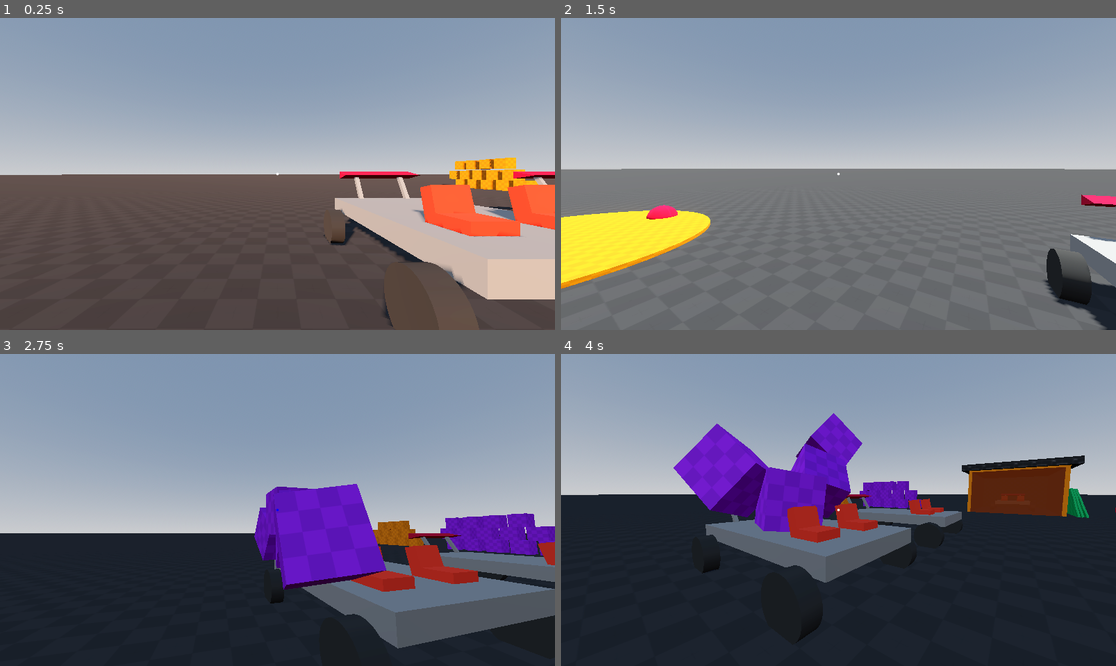
Above: before the commit, frames 1-4 (two rows, left to right).
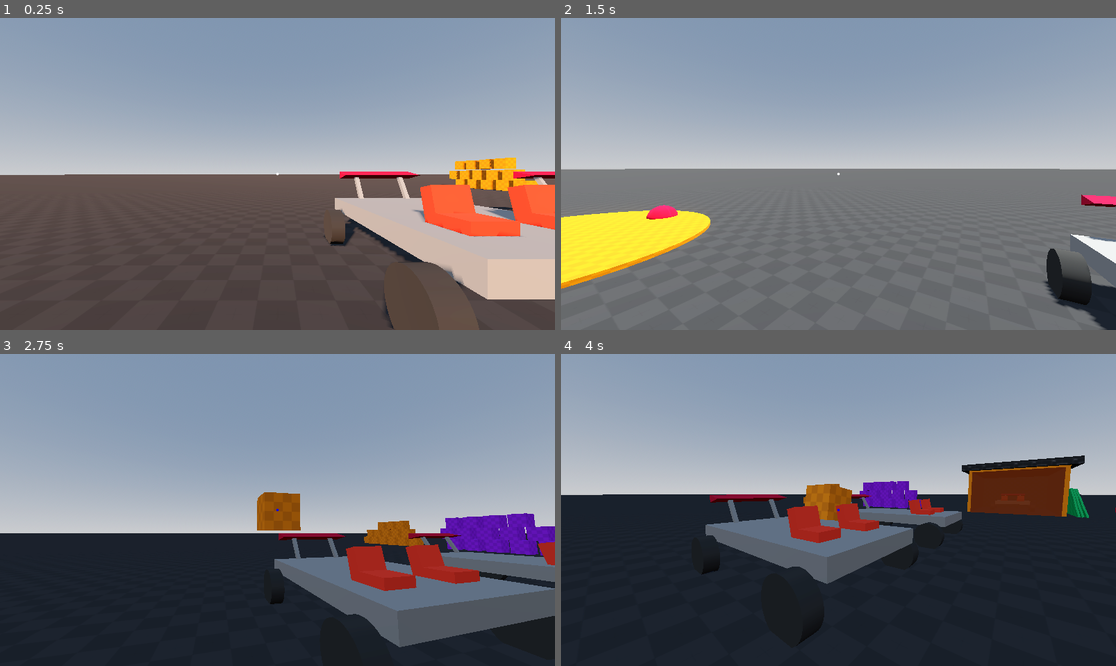
Above: after the commit, the same moments.

Repository: robb83/godot-multiplayer-sandbox-3d
Game: Godot game, scene res://scenes/levels/map_001.tscn
The game is run twice, just before and just after one commit, with the same random seed, the same clock (stepped at 60 frames per second) and the same inputs. This scene is started directly instead of the project's main scene. Sound files missing from this copy of the repository are replaced by a short silence.
Inputs (mouse positions are in pixels of both pictures, inside the frame that each line leads up to):
- Up to frame 1 (0.25 s): no input
- Up to frame 2 (1.5 s): move the mouse to (866, 174) at 0.52 s; hold P (admin_time_speedup) from 0.53 s (still down); click (866, 174) at 0.6 s; tap Space (move_jump) at 0.77 s; move the mouse to (810, 174) at 1.27 s; click (810, 174) at 1.35 s
- Up to frame 3 (2.75 s): keep holding P (admin_time_speedup); tap Space (move_jump) at 1.52 s; move the mouse to (288, 503) at 2.02 s; right-click (288, 503) at 2.1 s; click (288, 503) at 2.3 s
- Up to frame 4 (4 s): keep holding P (admin_time_speedup); move the mouse to (832, 516) at 2.77 s; tap Ctrl (move_crouch) at 2.85 s; tap Space (move_jump) at 3.02, 3.77 s; click (832, 516) at 3.05 s; move the mouse to (877, 513) at 3.52 s; hold Shift (move_run) from 3.53 s (still down); click (877, 513) at 3.8 s

The runs differ from the first frame. In frame 1, less than 0.1% of the frame differs, in the area x 11-93%, y 50-100%; in frame 2, 0.1%; in frame 3, 6.4%; in frame 4, 7.2%, in the area x 6-95%, y 18-94%.

Commit message:
refactor: pickable controller, vehicle can be pickable

Diff:
--- a/objects/pickable_01.tscn
+++ b/objects/pickable_01.tscn
@@ -26,15 +26,18 @@
 uv1_triplanar = true
 texture_filter = 5
 
-[node name="Pickable01" type="RigidBody3D" unique_id=1156059231 groups=["pickable"]]
+[node name="Pickable01" type="RigidBody3D" unique_id=655150481 groups=["pickable"]]
 input_ray_pickable = false
 mass = 25.0
 angular_damp = 5.0
-script = ExtResource("1_coa6w")
-metadata/_custom_type_script = "uid://drtysusjsic5w"
 
 [node name="MultiplayerSynchronizer" type="MultiplayerSynchronizer" parent="." unique_id=1043789829]
 replication_config = SubResource("SceneReplicationConfig_22nls")
+
+[node name="Pickable" type="Node" parent="." unique_id=1969639579 node_paths=PackedStringArray("target")]
+script = ExtResource("1_coa6w")
+target = NodePath("..")
+metadata/_custom_type_script = "uid://drtysusjsic5w"
 
 [node name="CollisionShape3D" type="CollisionShape3D" parent="." unique_id=1480061340]
 shape = SubResource("BoxShape3D_coa6w")
--- a/objects/pickable_03.tscn
+++ b/objects/pickable_03.tscn
@@ -26,15 +26,18 @@
 uv1_triplanar = true
 texture_filter = 5
 
-[node name="Pickable03" type="RigidBody3D" unique_id=1045069604 groups=["pickable"]]
+[node name="Pickable03" type="RigidBody3D" unique_id=870772277 groups=["pickable"]]
 input_ray_pickable = false
 mass = 10.0
 angular_damp = 5.0
-script = ExtResource("1_7c2ie")
-metadata/_custom_type_script = "uid://drtysusjsic5w"
 
 [node name="MultiplayerSynchronizer" type="MultiplayerSynchronizer" parent="." unique_id=1043789829]
 replication_config = SubResource("SceneReplicationConfig_22nls")
+
+[node name="Pickable" type="Node" parent="." unique_id=2067827327 node_paths=PackedStringArray("target")]
+script = ExtResource("1_7c2ie")
+target = NodePath("..")
+metadata/_custom_type_script = "uid://drtysusjsic5w"
 
 [node name="CollisionShape3D" type="CollisionShape3D" parent="." unique_id=1480061340]
 shape = SubResource("BoxShape3D_coa6w")
--- a/objects/pickable_04.tscn
+++ b/objects/pickable_04.tscn
@@ -28,15 +28,18 @@
 uv1_triplanar = true
 texture_filter = 5
 
-[node name="Pickable04" type="RigidBody3D" unique_id=1163166378 groups=["pickable"]]
+[node name="Pickable04" type="RigidBody3D" unique_id=274878960 groups=["pickable"]]
 input_ray_pickable = false
 mass = 50.0
 angular_damp = 5.0
-script = ExtResource("1_gv2kh")
-metadata/_custom_type_script = "uid://drtysusjsic5w"
 
 [node name="MultiplayerSynchronizer" type="MultiplayerSynchronizer" parent="." unique_id=1043789829]
 replication_config = SubResource("SceneReplicationConfig_22nls")
+
+[node name="Pickable" type="Node" parent="." unique_id=273256464 node_paths=PackedStringArray("target")]
+script = ExtResource("1_gv2kh")
+target = NodePath("..")
+metadata/_custom_type_script = "uid://drtysusjsic5w"
 
 [node name="CollisionShape3D" type="CollisionShape3D" parent="." unique_id=1480061340]
 shape = SubResource("BoxShape3D_gv2kh")
--- a/objects/player_input_movement.gd
+++ b/objects/player_input_movement.gd
@@ -100,16 +100,16 @@
 		var collider = result
 		var collision_point = player.ray_cast_interaction.get_collision_point()
 		if collider.is_in_group("interactable"):
-			var object = collider.get_meta("object")
-			object.interact.rpc_id(1)
+			var controller = collider.get_meta("interactable")
+			controller.interact.rpc_id(1)
 		if collider.is_in_group("driveable"):
-			var object = collider.get_meta("object")
-			object.drive.rpc_id(1)
+			var controller = collider.get_meta("driveable")
+			controller.drive.rpc_id(1)
 		elif collider.is_in_group("pickable"):
-			var object = collider.get_meta("object")
+			var controller = collider.get_meta("pickable")
 			object_rotation = Vector2.ZERO
 			object_distance = clamp(collider.global_position.distance_to(player.global_position), object_min_distance, object_max_distance)
-			object.pickup.rpc_id(1, object.to_local(collision_point))
+			controller.pickup.rpc_id(1, controller.target.to_local(collision_point))
 
 func _handle_interaction_visual_feedback():
 	var msi = player.mouse_state_indicator
--- a/objects/static_garage.gd
+++ b/objects/static_garage.gd
@@ -7,7 +7,7 @@
 var state_open : bool = false
 
 func _ready():
-	animatable_body_3d.set_meta('object', self)
+	animatable_body_3d.set_meta('interactable', self)
 
 func _update_state():
 	if animation_player.is_playing():
--- a/objects/vehicle_car.gd
+++ b/objects/vehicle_car.gd
@@ -73,9 +73,12 @@
 var blinker_value := false
 var blinker_enabled := false
 
+func can_pickup():
+	return player_driver == null and player_passanger == null
+
 func _ready():
-	driver_seat_1.set_meta('object', self)
-	passanger_seat_1.set_meta('object', self)
+	driver_seat_1.set_meta('driveable', self)
+	passanger_seat_1.set_meta('interactable', self)
 	engine_sound.play()
 	wheel_radius = wheel_fr.wheel_radius
 
--- a/objects/vehicle_car.tscn
+++ b/objects/vehicle_car.tscn
@@ -4,6 +4,7 @@
 [ext_resource type="Material" uid="uid://6w7h161ai2l0" path="res://resources/vehicle_car_wheel.tres" id="2_3oxka"]
 [ext_resource type="AudioStream" uid="uid://cvwvcwvh4f0e8" path="res://assets/freesounds/748027__dmitry_mansurev64__sedan-engine-loop.ogg" id="2_i18a2"]
 [ext_resource type="Material" uid="uid://da3ial3wt8ruc" path="res://resources/vehicle_car_spoiler.tres" id="2_jossu"]
+[ext_resource type="Script" uid="uid://drtysusjsic5w" path="res://scripts/pickable.gd" id="2_nocom"]
 [ext_resource type="AudioStream" uid="uid://ci51r5aooyvrf" path="res://assets/freesounds/434819__dersuperanton__blinker-in-car_edited.ogg" id="3_ijgw1"]
 [ext_resource type="CylinderMesh" uid="uid://c3gl8h1iruyig" path="res://resources/vehicle_car_wheel_mesh.tres" id="3_wucup"]
 [ext_resource type="AudioStream" uid="uid://bfhbun5gte4dq" path="res://assets/freesounds/828939__splicesound__1933-austin-10-clifton-roadster-horn_edited.ogg" id="4_xfqwl"]
@@ -82,13 +83,18 @@
 [sub_resource type="BoxShape3D" id="BoxShape3D_3oxka"]
 size = Vector3(2.5, 0.3, 4)
 
-[node name="VehicleCar" type="VehicleBody3D" unique_id=2060147052]
+[node name="VehicleCar" type="VehicleBody3D" unique_id=2060147052 groups=["pickable"]]
 mass = 1200.0
 angular_damp = 5.0
 script = ExtResource("1_7vf3j")
 
 [node name="MultiplayerSynchronizer" type="MultiplayerSynchronizer" parent="." unique_id=1270138943]
 replication_config = SubResource("SceneReplicationConfig_jossu")
+
+[node name="Pickable" type="Node" parent="." unique_id=641065516 node_paths=PackedStringArray("target")]
+script = ExtResource("2_nocom")
+target = NodePath("..")
+metadata/_custom_type_script = "uid://drtysusjsic5w"
 
 [node name="Seats" type="Node3D" parent="." unique_id=1344830861]
 
@@ -107,9 +113,6 @@
 [node name="CollisionShape3D" type="CollisionShape3D" parent="Seats/DriverSeat1" unique_id=1598088261]
 transform = Transform3D(1, 0, 0, 0, 1, 0, 0, 0, 1, 0, 0.05, 0.08)
 shape = SubResource("BoxShape3D_jossu")
-
-[node name="Camera3D" type="Camera3D" parent="Seats/DriverSeat1" unique_id=694098574]
-transform = Transform3D(1, 0, 0, 0, 1, 0, 0, 0, 1, -1.7881393e-07, 1.5002704, 2.0121636)
 
 [node name="PassangerSeat1" type="Area3D" parent="Seats" unique_id=1765394035 groups=["interactable"]]
 transform = Transform3D(-1, 0, -8.742278e-08, 0, 1, 0, 8.742278e-08, 0, -1, -0.6, 0.2, 1.2)
--- a/scenes/levels/map_001.gd
+++ b/scenes/levels/map_001.gd
@@ -4,7 +4,7 @@
 @onready var static_objects: Node3D = $StaticObjects
 @onready var dynamic_objects: Node3D = $DynamicObjects
 @onready var player_template = preload("res://objects/player.tscn")
-@onready var pickable_01 = preload("res://objects/pickable_02.tscn")
+@onready var pickable_01 = preload("res://objects/pickable_03.tscn")
 @onready var directional_light_3d: DirectionalLight3D = $DirectionalLight3D
 
 const SPAWN_RANDOM := 5.0
--- a/scenes/levels/map_001.tscn
+++ b/scenes/levels/map_001.tscn
@@ -79,7 +79,7 @@
 shape = SubResource("BoxShape3D_p83bx")
 
 [node name="MeshInstance3D" type="MeshInstance3D" parent="StaticObjects/Floor" unique_id=168930226]
-transform = Transform3D(1, 0, 0, 0, 1, 0, 0, 0, 1, 0.055800915, -1.9073486e-06, 0.18320465)
+transform = Transform3D(1, 0, 0, 0, 1, 0, 0, 0, 1, 0.060582638, -0.01902628, 0.20469809)
 mesh = SubResource("BoxMesh_uftd1")
 surface_material_override/0 = SubResource("StandardMaterial3D_m58ms")
 
--- a/scripts/pickable.gd
+++ b/scripts/pickable.gd
@@ -1,17 +1,23 @@
-extends RigidBody3D
+extends Node
 class_name Pickable
 
 const max_distance : float = 12
 const angular_force : float = 15.0
 const too_weak : float = 6.0 #TODO:
 
+@export var target : Node3D = null
+var target_has_callback : bool = false
 var player : Player = null
 var grab_point : Vector3 = Vector3.ZERO
 var rotation_progress : Vector2 = Vector2.ZERO
 
 func _ready():
-	add_to_group("pickable", true)
-	set_meta("object", self)
+	if target:
+		target.add_to_group("pickable", true)
+		target.set_meta("pickable", self)
+		target_has_callback = target.has_method("can_pickup")
+	else:
+		printerr("[Pickable] target is null")
 
 func _physics_process(_delta: float) -> void:
 	_held_object_check()
@@ -23,11 +29,11 @@
 			drop.rpc_id(1)
 			return
 
-		if player.global_position.distance_to(global_position) >= max_distance:
+		if player.global_position.distance_to(target.global_position) >= max_distance:
 			drop.rpc_id(1)
 			return
 
-		var current_pos = to_global(grab_point)
+		var current_pos = target.to_global(grab_point)
 		var linear_movement = player.held_object_position - current_pos
 		if linear_movement.length() > too_weak:
 			drop.rpc_id(1)
@@ -36,14 +42,14 @@
 func _held_object_move():
 	if player and is_instance_valid(player):
 		#var current_pos = global_transform.origin
-		var current_pos = to_global(grab_point)
+		var current_pos = target.to_global(grab_point)
 		var linear_movement = player.held_object_position - current_pos
 
 		if linear_movement.length() > too_weak:
 			return
 
 		# linear movement
-		linear_velocity = (linear_movement * player.strength) / mass
+		target.linear_velocity = (linear_movement * player.strength) / target.mass
 
 		# angular movement or rotation
 		var diff = player.held_object_rotation - rotation_progress
@@ -51,20 +57,21 @@
 		#held_object.rotate(camera.global_transform.basis.x, -wrapf(diff.x, -PI, PI))
 		#held_object.rotate(camera.global_transform.basis.y, -wrapf(diff.y, -PI, PI))
 		var target_angular_velocity = Vector3(-diff.x, -diff.y, 0.0) * angular_force
-		var delta_av = target_angular_velocity - angular_velocity
+		var delta_av = target_angular_velocity - target.angular_velocity
 		var torque = delta_av * player.strength
-		apply_torque(torque)
+		target.apply_torque(torque)
 
 @rpc("any_peer", "call_local")
 func pickup(gp : Vector3):
 	if multiplayer.is_server():
 		if player:
 			return
-		var peer_id = multiplayer.get_remote_sender_id()
-		var p = GameState.current_world.get_player_by_peer(peer_id)
-		if p and is_instance_valid(p) and p.held_object == null:
-			if gp and gp.length() < max_distance and p.global_position.distance_to(global_position) < max_distance:
-				set_player.rpc(peer_id, gp)
+		if not target_has_callback or (target_has_callback and target.can_pickup()):
+			var peer_id = multiplayer.get_remote_sender_id()
+			var p = GameState.current_world.get_player_by_peer(peer_id)
+			if p and is_instance_valid(p) and p.held_object == null:
+				if gp and gp.length() < max_distance and p.global_position.distance_to(target.global_position) < max_distance:
+					set_player.rpc(peer_id, gp)
 
 @rpc("any_peer", "call_local")
 func drop():
@@ -79,12 +86,12 @@
 		var peer_id = multiplayer.get_remote_sender_id()
 		if player and peer_id == player.player_peer_id:
 			set_player.rpc(-1, Vector3.ZERO)
-			apply_impulse(impulse)
+			target.apply_impulse(impulse)
 
 @rpc("authority", "call_local")
 func set_player(peer_id : int, gp : Vector3):
 	if player:
-		remove_collision_exception_with(player)
+		target.remove_collision_exception_with(player)
 		player.set_held_object(null)
 
 	rotation_progress = Vector2.ZERO
@@ -92,5 +99,5 @@
 	player = GameState.current_world.get_player_by_peer(peer_id)
 
 	if player and is_instance_valid(player):
-		add_collision_exception_with(player)
+		target.add_collision_exception_with(player)
 		player.set_held_object(self)
